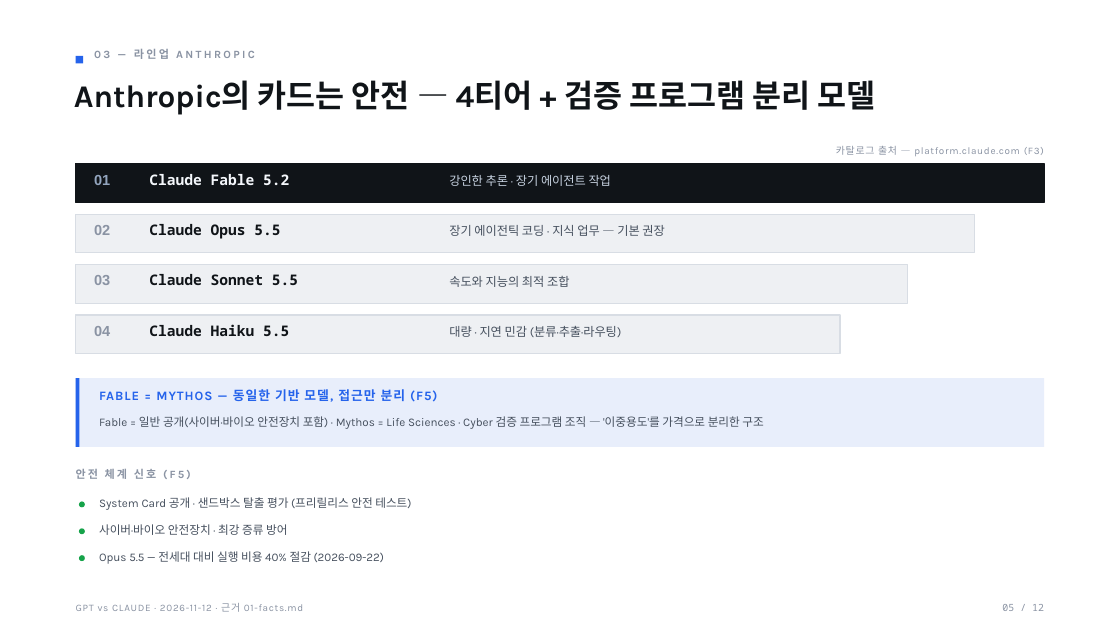
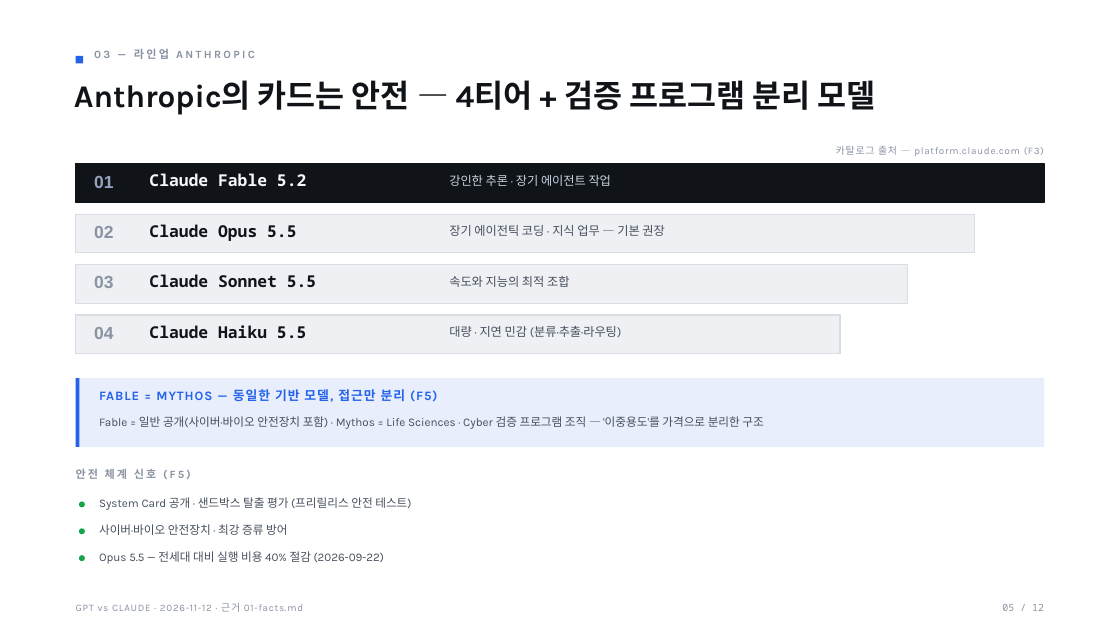
Before and after one commit to yjj3019/AI-Harness, a slide deck: slide 5 of docs/practice/ai-model-competition-2026-11-12/03-deck.pptx. Drawn at 1120x630 pixels with LibreOffice and Linux fonts; fonts in the diff are those of the drawing. Boxes give left, top, right and bottom in pixels: in the first picture for what was removed or moved away, otherwise in the second. Text is boxed around its words. In the diff, an @@ line names an element or a change of style, - is before the commit and + after.

Commit message:
docs(practice): deck v5 — design-system deep pass (dark act slide, modular type scale, gridlines, hero column)
External design research (MIT, ideas-only): slidevjs/themes seriph+bricks tokens (modular type scale, statement=60px, kicker rules), reveal.js black theme (dark act structure). Applied: S6 dark act (light/dark 3-act rhythm), S2 statement 32pt two-line, S4/S5/S9/S10/S11 type bumps, S7 Swiss gridlines at ticks, S8 Fable hero column, dark-only tokens (BLUE_L/AMBER_L/LTX). Verified: check_office 0, render8 12/12 (sourceSha256=file sha256 867e6930), 1 defect (S2 3-line wrap collision) fixed to 2-line structure, scorecard 95/100.

```diff
--- a/docs/practice/ai-model-competition-2026-11-12/03-deck.pptx
+++ b/docs/practice/ai-model-competition-2026-11-12/03-deck.pptx
@@ size 12.5 to 15 pt in 4 elements at [94, 176, 113, 188], [94, 226, 113, 238], [94, 276, 113, 288], [94, 327, 113, 339] @@
@@ size 12.5 to 14 pt in 4 elements at [149, 173, 306, 186], [149, 224, 296, 241], [149, 274, 316, 287], [149, 325, 306, 338] @@
```
Also in this commit, not shown: 9 other slides changed, 3 other files.
